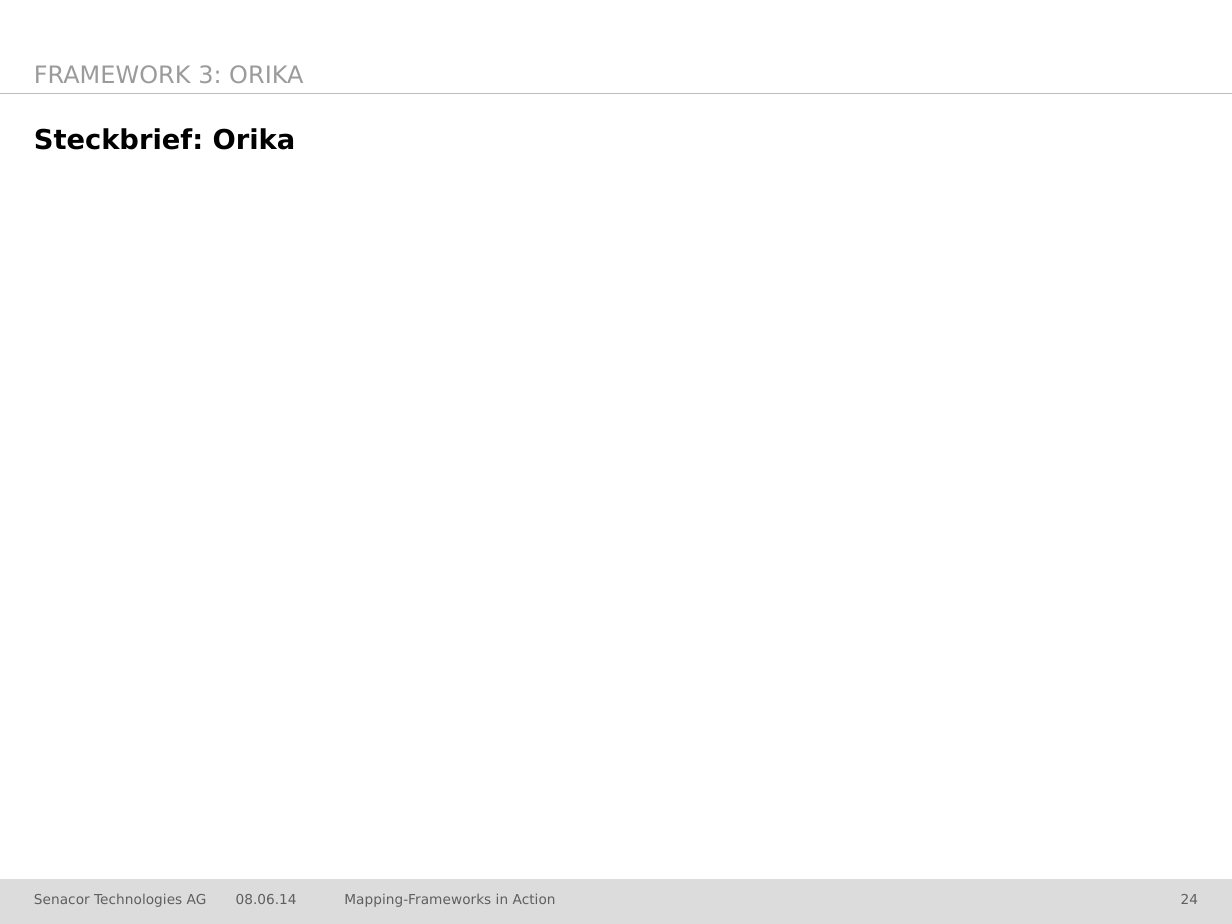
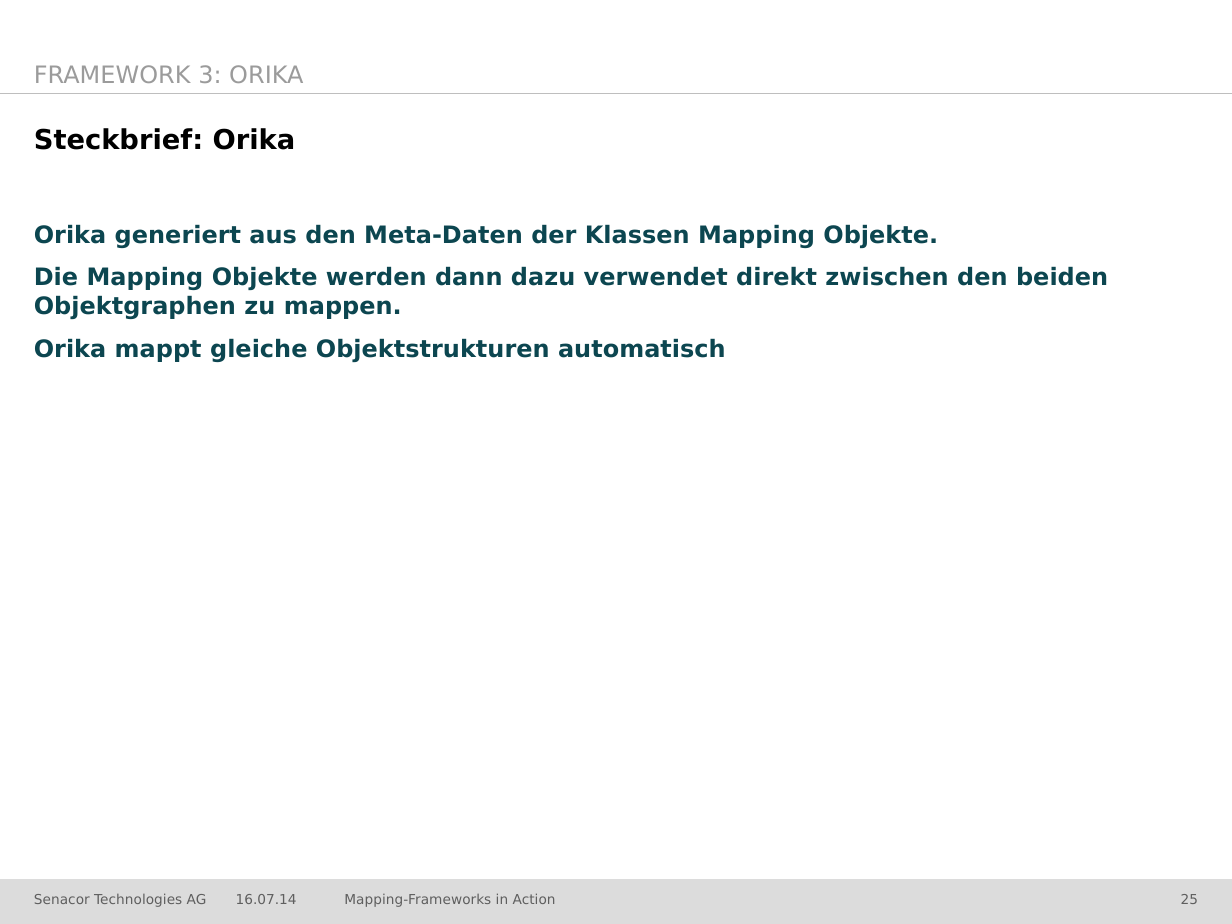
Before and after one commit to jschwalb/Mappings, a slide deck: slide 25 of presentation.pptx (slide 24 before the commit). Drawn at 1232x924 pixels with LibreOffice and Linux fonts; fonts in the diff are those of the drawing; background and template pictures are left out. Boxes give left, top, right and bottom in pixels: in the first picture for what was removed or moved away, otherwise in the second. Text is boxed around its words. In the diff, an @@ line names an element or a change of style, - is before the commit and + after.

```diff
--- a/presentation.pptx
+++ b/presentation.pptx
@@ text added at [34,224,1108,363], 14 pt, text #0C4650, bold @@
+Orika generiert aus den Meta-Daten der Klassen Mapping Objekte.
+Die Mapping Objekte werden dann dazu verwendet direkt zwischen den beiden Objektgraphen zu mappen.
+Orika mappt gleiche Objektstrukturen automatisch
@@ text at [236,894,297,904]: text changed @@
-08.06.14
+16.07.14
@@ page number at [1181,894,1198,904]: text changed @@
-24
+25
```
Also in this commit, not shown: 30 other slides changed, 1 slide added, 3 other files.
